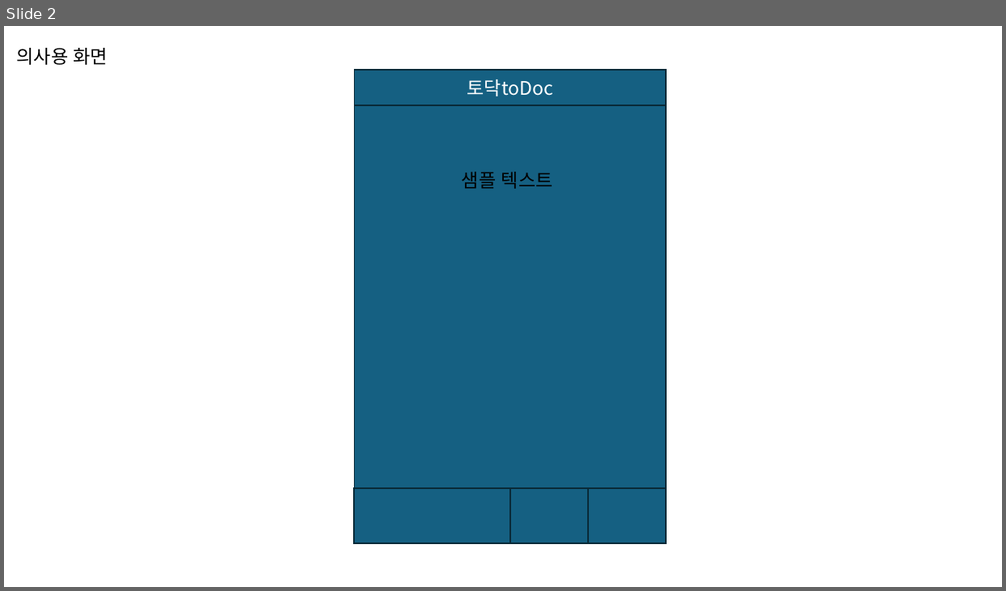
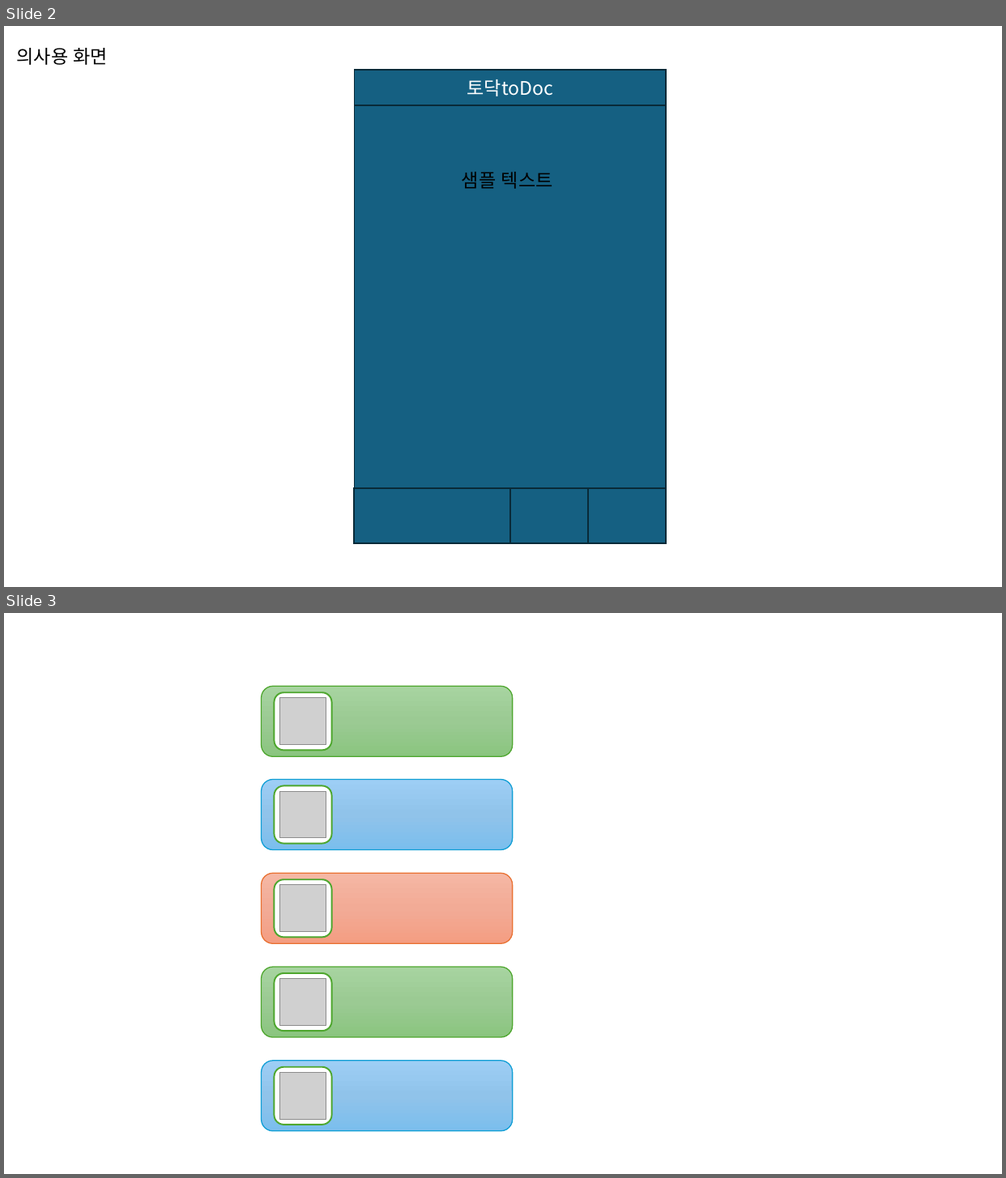
Before and after one commit to jeongwoo-gobroad/Project-toDoctoDoc, a slide deck: uxDesign/Flutter_UX.pptx. Shown one above the other, each under a label of ours: slide 2 before the commit, slides 2 and 3 after it. The pictures are 1006x591 and 1006x1178 pixels, drawn with LibreOffice and Linux fonts; fonts in the diff are those of the drawing; grey boxes stand for pictures. Boxes give left, top, right and bottom in pixels: in the first picture for what was removed or moved away, otherwise in the second. Text is boxed around its words. In the diff, an @@ line names an element or a change of style, - is before the commit and + after.

```diff
--- a/uxDesign/Flutter_UX.pptx
+++ b/uxDesign/Flutter_UX.pptx
@@ slide 3 added at [4, 613, 1002, 1174], background #FFFFFF @@
@@ rounded rectangle added at [262, 687, 513, 756], fill gradient #A8D5A0 to #9CCA94 to #8AC680, outline #4EA72E 1 pt @@
@@ rounded rectangle added at [275, 692, 332, 750], fill #FFFFFF, outline #4EA72E 1.5 pt @@
@@ picture added at [279, 698, 326, 746] @@
@@ rounded rectangle added at [262, 779, 513, 850], fill gradient #9ECFF5 to #90C4EB to #7CBEED, outline #0F9ED5 1 pt @@
@@ rounded rectangle added at [275, 786, 332, 844], fill #FFFFFF, outline #4EA72E 1.5 pt @@
@@ picture added at [279, 791, 326, 838] @@
@@ rounded rectangle added at [262, 874, 513, 944], fill gradient #F5B8A5 to #F2AB96 to #F59E82, outline #E97132 1 pt @@
@@ rounded rectangle added at [275, 879, 332, 937], fill #FFFFFF, outline #4EA72E 1.5 pt @@
@@ picture added at [279, 885, 326, 933] @@
@@ rounded rectangle added at [262, 967, 513, 1037], fill gradient #A8D5A0 to #9CCA94 to #8AC680, outline #4EA72E 1 pt @@
@@ rounded rectangle added at [275, 973, 332, 1032], fill #FFFFFF, outline #4EA72E 1.5 pt @@
@@ picture added at [279, 979, 326, 1026] @@
@@ rounded rectangle added at [262, 1061, 513, 1131], fill gradient #9ECFF5 to #90C4EB to #7CBEED, outline #0F9ED5 1 pt @@
@@ rounded rectangle added at [275, 1067, 332, 1125], fill #FFFFFF, outline #4EA72E 1.5 pt @@
@@ picture added at [279, 1072, 326, 1120] @@
```
Also in this commit, not shown: 4 other files.
